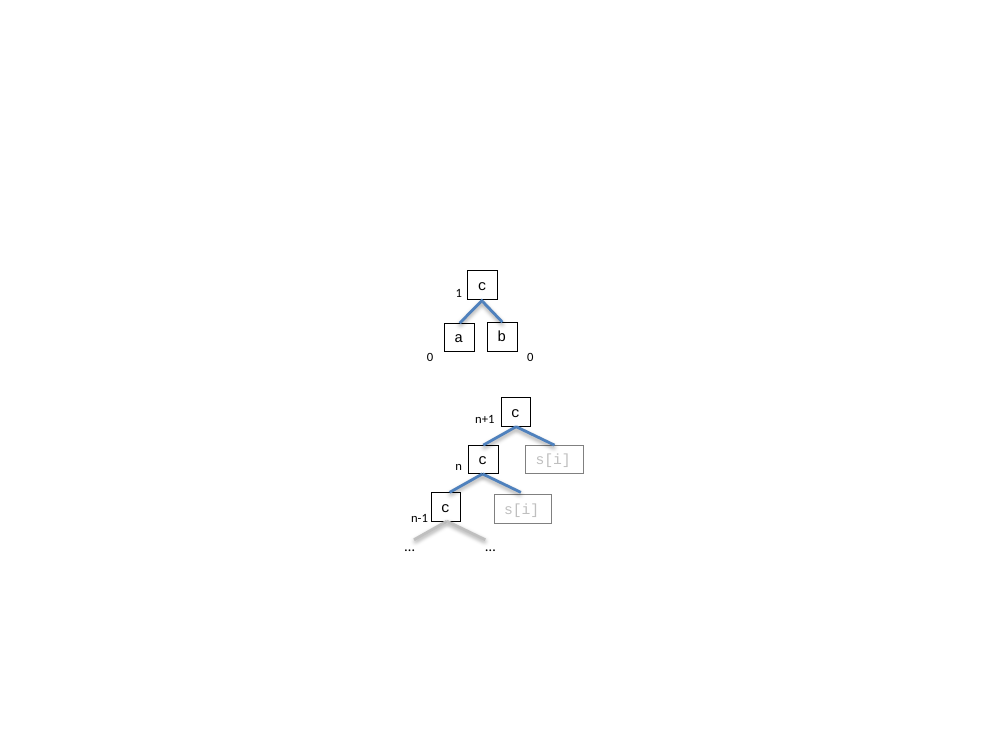
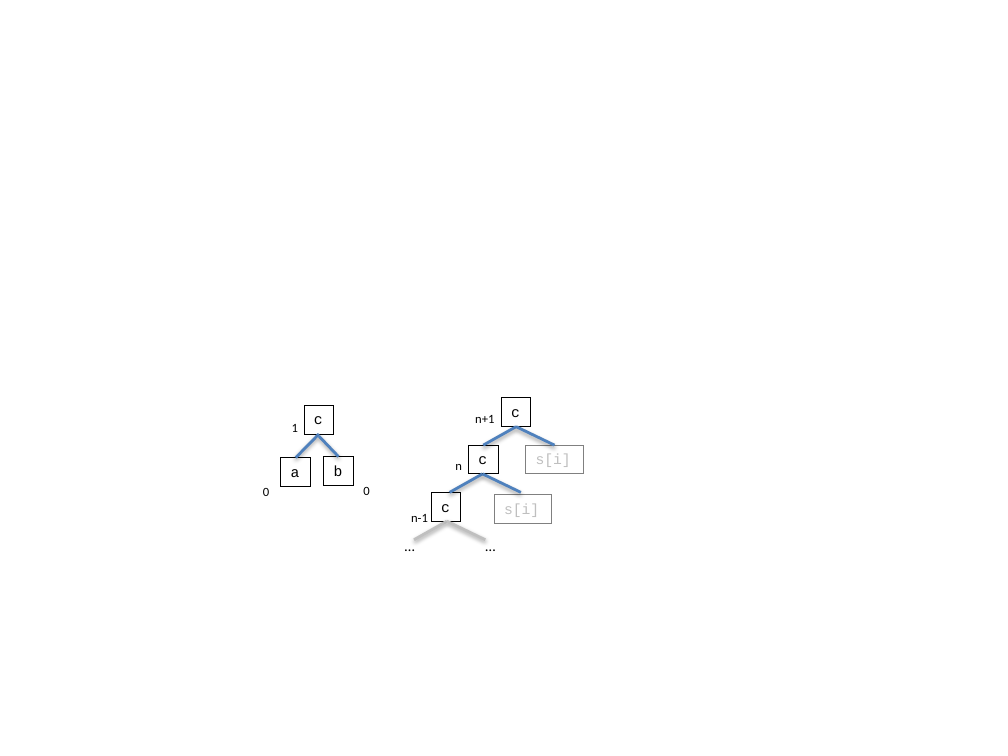
Before and after one commit to panda-re/lava, a slide deck: slide 1 of paper1/tcn.pptx. Drawn at 1008x756 pixels with LibreOffice and Linux fonts; fonts in the diff are those of the drawing. Boxes give left, top, right and bottom in pixels: in the first picture for what was removed or moved away, otherwise in the second. Text is boxed around its words. In the diff, an @@ line names an element or a change of style, - is before the commit and + after.

```diff
--- a/paper1/tcn.pptx
+++ b/paper1/tcn.pptx
@@ 3 rectangles, 3 texts, 2 lines: place and size @@
-3 rectangles, 3 texts, 2 lines at (427, 271, 533, 361)
+3 rectangles, 3 texts, 2 lines at (263, 405, 369, 496)
```
Also in this commit, not shown: 10 other files.
